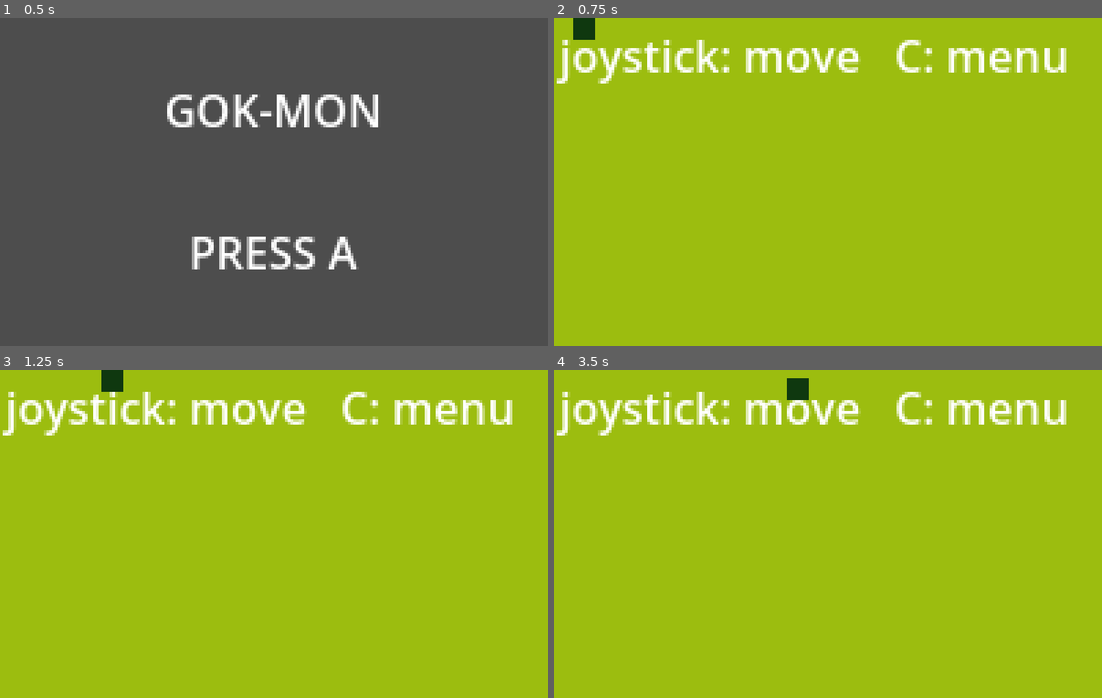
Above: before the commit, frames 1-4 (two rows, left to right).
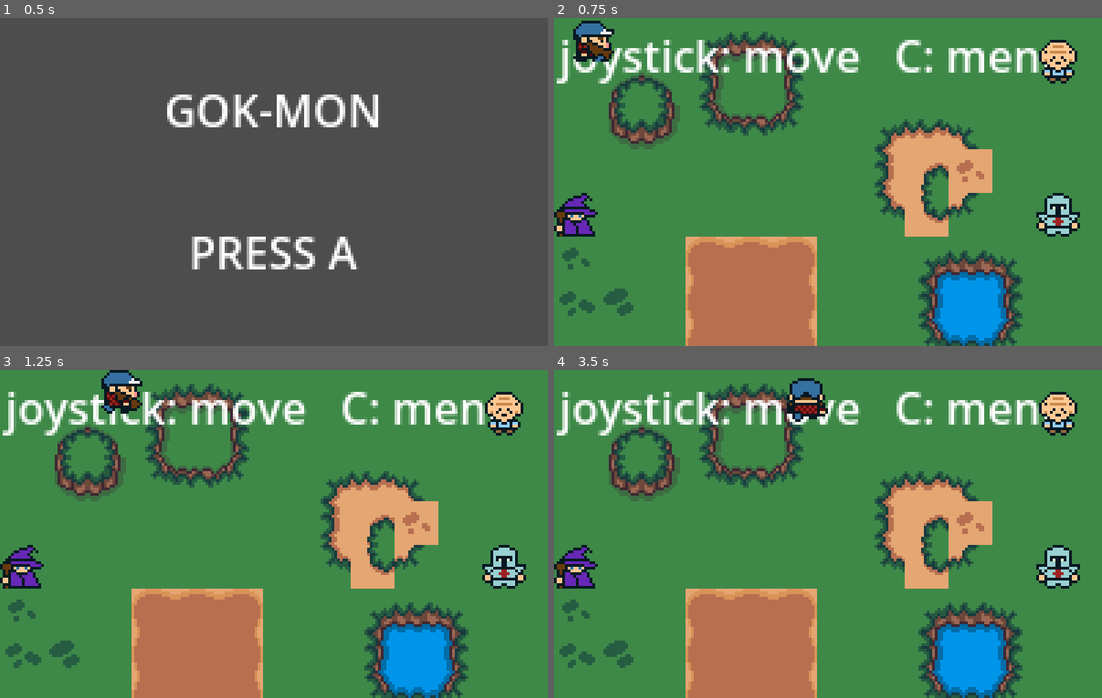
Above: after the commit, the same moments.

Repository: quentinbuilds/Brok-mon
Game: Godot game, scene res://core/Main.tscn
The game is run twice, just before and just after one commit, with the same random seed, the same clock (stepped at 60 frames per second) and the same inputs.
Inputs:
- Up to frame 1 (0.5 s): no input
- Up to frame 2 (0.75 s): tap A (move_left) at 0.5 s; hold D (move_right) from 0.53 s (still down); tap J (confirm) at 0.6 s
- Up to frame 3 (1.25 s): keep holding D (move_right)
- Up to frame 4 (3.5 s): release D (move_right) at 1.28 s; hold S (move_down) 1.28-2.03 s; tap J (confirm) at 1.35, 2.1, 2.85 s; hold D (move_right) 2.03-2.78 s; hold W (move_up) from 2.78 s (still down)

Frame 1 is identical in both runs. In frame 2, 98% of the frame differs, in the area x 0-100%, y 0-100%; in frame 3, 98%; in frame 4, 98%.

Commit message:
feat: play the overworld with the player sprite and ForestMap

Diff:
--- a/tests/test_forest_tiles.gd
+++ b/tests/test_forest_tiles.gd
@@ -77,3 +77,16 @@
 		assert_eq(layer.tile_set.tile_size, Vector2i(16, 16))
 	assert_true(layer.get_used_cells().size() > 0, "demo map has painted tiles")
 	map.queue_free()
+
+
+func test_overworld_instances_forest_map() -> void:
+	var packed := load("res://world/OverworldState.tscn") as PackedScene
+	assert_true(packed != null, "OverworldState.tscn must load")
+	var ow: Node = packed.instantiate()
+	tree.root.add_child(ow)
+	await tree.process_frame
+	assert_true(ow.get_node_or_null("Player") != null, "Player node kept")
+	var fmap := ow.get_node_or_null("ForestMap")
+	assert_true(fmap != null, "ForestMap instanced under OverworldState")
+	assert_true(fmap is TileMapLayer)
+	ow.queue_free()
--- a/tests/test_overworld_characters.gd
+++ b/tests/test_overworld_characters.gd
@@ -71,6 +71,22 @@
 	ch.queue_free()
 
 
+func test_player_uses_character_id_0() -> void:
+	var packed := load("res://world/OverworldState.tscn") as PackedScene
+	assert_true(packed != null, "OverworldState.tscn must load")
+	if packed == null:
+		return
+	var ow: Node = packed.instantiate()
+	tree.root.add_child(ow)
+	await tree.process_frame
+	var player := ow.get_node_or_null("Player")
+	assert_true(player != null, "Player node kept")
+	if player != null:
+		assert_eq(player.get("character_id"), 0)
+		assert_true(player is AnimatedSprite2D)
+	ow.queue_free()
+
+
 func test_named_scenes_load() -> void:
 	for i in OverworldCharacter.COUNT:
 		var path := OverworldCharacter.scene_path(i)
--- a/world/OverworldState.gd
+++ b/world/OverworldState.gd
@@ -1,13 +1,14 @@
 extends GameStateBase
-## Placeholder overworld: a square that moves 4-way inside the 200x120 viewport.
-## Person 2 replaces this with the real map, player, camera and encounter zones.
+## Overworld: 16x16 forest tiles (visual) on an 8px movement grid.
+## Person 2 owns player, camera, collision, and encounter zones.
 ## Keep: menu key opens MENU; emit EventBus.player_moved when the tile changes.
 
 const SPEED := 60.0
 const TILE := 8
+const SPRITE := 16
 const BOUNDS := Rect2(0, 0, 200, 120)
 
-@onready var _player: ColorRect = $Player
+@onready var _player = $Player
 
 func _on_enter() -> void:
 	_player.position = Vector2(GameData.player_tile * TILE)
@@ -17,11 +18,12 @@
 		GameState.transition_to(GameState.State.MENU)
 		return
 	var dir := InputManager.direction()
+	_player.apply_move_dir(dir)
 	if dir == Vector2i.ZERO:
 		return
-	var next := _player.position + Vector2(dir) * SPEED * delta
-	next.x = clampf(next.x, BOUNDS.position.x, BOUNDS.end.x - TILE)
-	next.y = clampf(next.y, BOUNDS.position.y, BOUNDS.end.y - TILE)
+	var next: Vector2 = _player.position + Vector2(dir) * SPEED * delta
+	next.x = clampf(next.x, BOUNDS.position.x, BOUNDS.end.x - SPRITE)
+	next.y = clampf(next.y, BOUNDS.position.y, BOUNDS.end.y - SPRITE)
 	_player.position = next
 	var tile := Vector2i((next / TILE).floor())
 	if tile != GameData.player_tile:
--- a/world/OverworldState.tscn
+++ b/world/OverworldState.tscn
@@ -1,23 +1,37 @@
-[gd_scene load_steps=2 format=3]
+[gd_scene load_steps=7 format=3]
 
 [ext_resource type="Script" path="res://world/OverworldState.gd" id="1"]
+[ext_resource type="PackedScene" path="res://world/ForestMap.tscn" id="2_fmap"]
+[ext_resource type="PackedScene" path="res://world/characters/cap_beard.tscn" id="3_player"]
+[ext_resource type="PackedScene" path="res://world/characters/elder.tscn" id="4_elder"]
+[ext_resource type="PackedScene" path="res://world/characters/wizard.tscn" id="5_wiz"]
+[ext_resource type="PackedScene" path="res://world/characters/knight.tscn" id="6_kni"]
 
 [node name="OverworldState" type="Node2D"]
 script = ExtResource("1")
 
-[node name="Ground" type="ColorRect" parent="."]
-offset_right = 200.0
-offset_bottom = 120.0
-color = Color(0.61, 0.74, 0.06, 1)
+[node name="ForestMap" parent="." instance=ExtResource("2_fmap")]
 
 [node name="Hint" type="Label" parent="."]
+z_index = 1
 offset_left = 2.0
 offset_top = 2.0
 offset_right = 198.0
 offset_bottom = 14.0
 text = "joystick: move   C: menu"
 
-[node name="Player" type="ColorRect" parent="."]
-offset_right = 8.0
-offset_bottom = 8.0
-color = Color(0.06, 0.22, 0.06, 1)
+[node name="Player" parent="." instance=ExtResource("3_player")]
+z_index = 3
+character_id = 0
+
+[node name="Characters" type="Node2D" parent="."]
+z_index = 2
+
+[node name="Elder" parent="Characters" instance=ExtResource("4_elder")]
+position = Vector2(176, 8)
+
+[node name="Wizard" parent="Characters" instance=ExtResource("5_wiz")]
+position = Vector2(0, 64)
+
+[node name="Knight" parent="Characters" instance=ExtResource("6_kni")]
+position = Vector2(176, 64)
